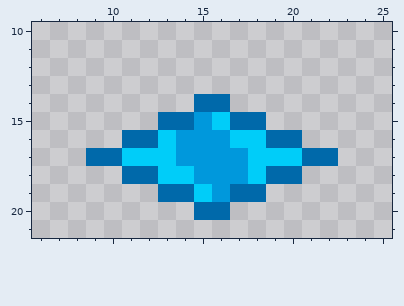
Two states of a pixel-art sprite, img/projectiles/ice_shard_left.png. That is the earlier state.
The file is 128x128 pixels, drawn in blocks of 4x4; one block is one cell here. Shown: x 6..25, y 10..21. The old version is drawn lined up with the new one.
Once edited:
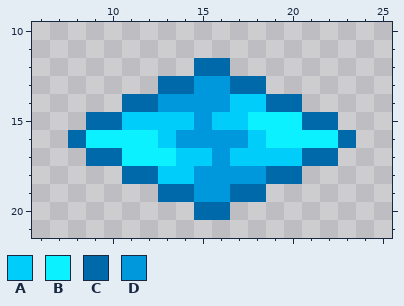
Palette (. is transparent): A #00cdf9  B #0cf1ff  C #0069aa  D #0098dc
What changed:
{"change": "whole drawing moved by +0,+1 (the old picture is shown already moved)"}
{"y":12,"x":15,"old":"..","new":"CC"}
{"y":13,"x":13,"old":"......","new":"CCDDCC"}
{"y":14,"x":11,"old":"....CC....","new":"CCDDDDAACC"}
{"y":15,"x":9,"old":"....CC","new":"CCAAAA"}
{"y":15,"x":17,"old":"CC....","new":"ABBBCC"}
{"y":16,"x":8,"old":"...CC","new":"CBBBB"}
{"y":16,"x":17,"old":"A","new":"D"}
{"y":16,"x":19,"old":"CC...","new":"BBBBC"}
{"y":17,"x":11,"old":"AAADD","new":"BBBAA"}
{"y":17,"x":17,"old":"D","new":"A"}
{"y":18,"x":18,"old":"A","new":"D"}
{"y":19,"x":15,"old":"A","new":"D"}
